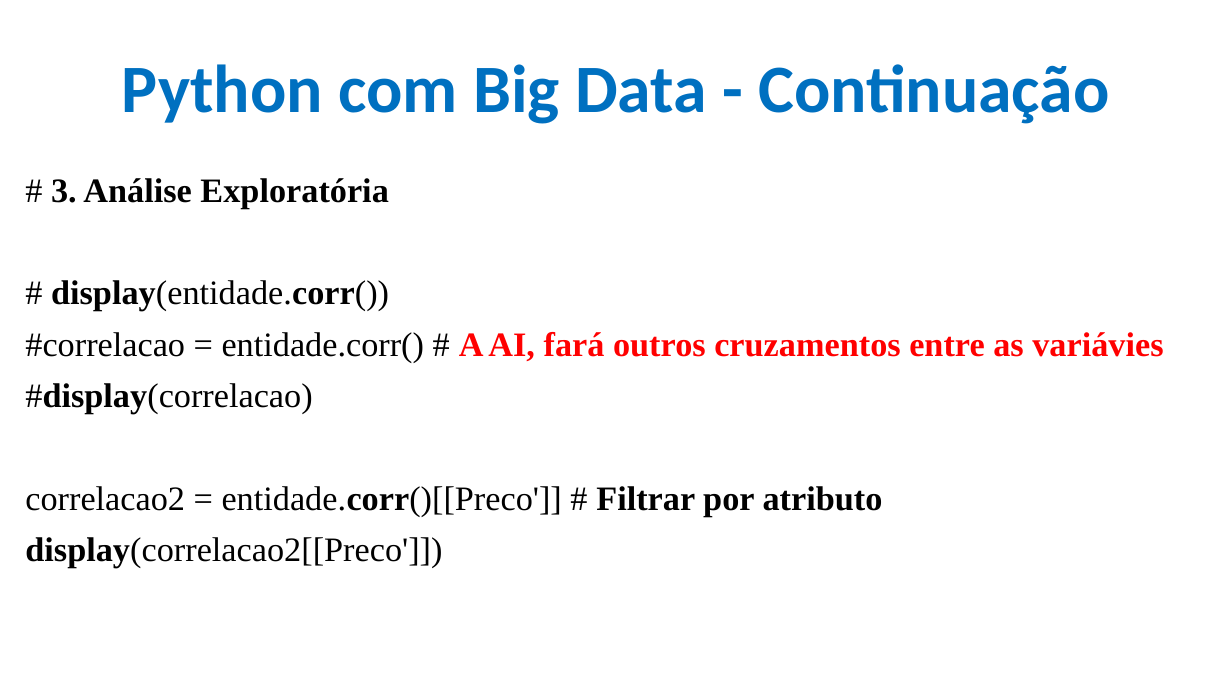
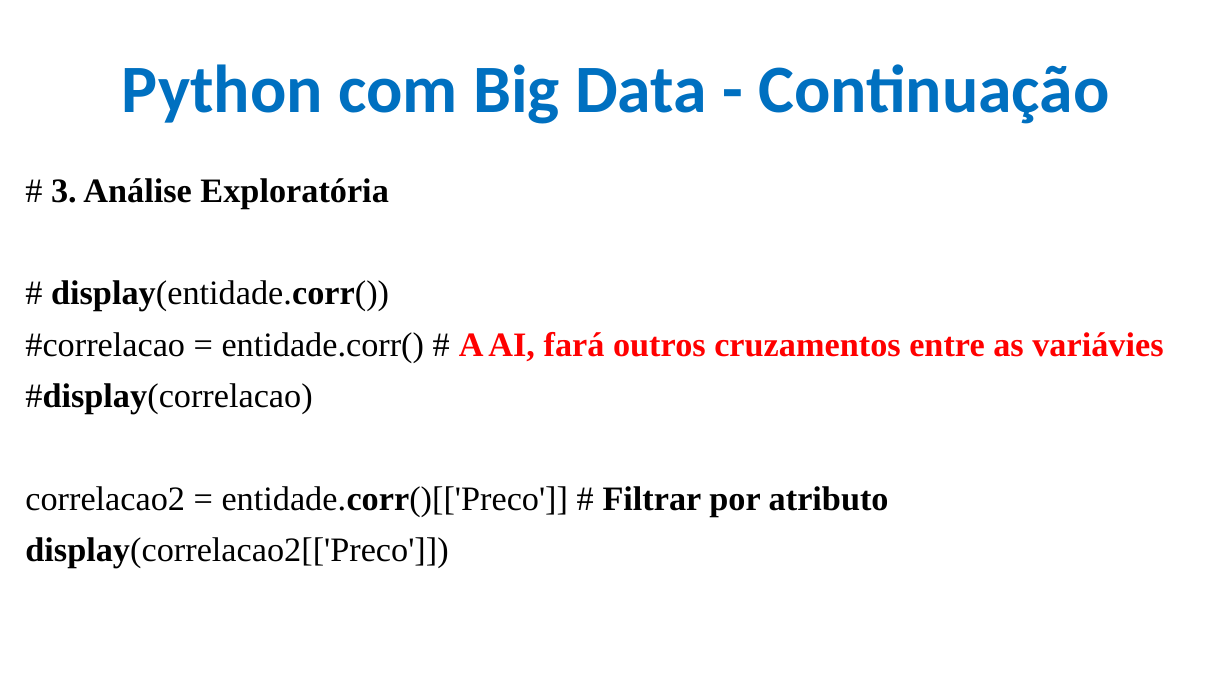
Before and after one commit to CloudEducationBrazil/WydenArea1AplicacaoCloudIndustria40Python, a slide deck: slide 9 of 01 Classes/Aula 11 - Aplicação Cloud Indústria 40 Python Integração Cloud Big Data Parte 2.pptx. Drawn at 1232x693 pixels with LibreOffice and Linux fonts; fonts in the diff are those of the drawing; background and template pictures are left out. Boxes give left, top, right and bottom in pixels: in the first picture for what was removed or moved away, otherwise in the second. Text is boxed around its words. In the diff, an @@ line names an element or a change of style, - is before the commit and + after.

Commit message:
Big Data IoT Python UniRuy Wyden ...

```diff
--- a/01 Classes/Aula 11 - Aplicação Cloud Indústria 40 Python Integração Cloud Big Data Parte 2.pptx
+++ b/01 Classes/Aula 11 - Aplicação Cloud Indústria 40 Python Integração Cloud Big Data Parte 2.pptx
@@ text at (25, 486, 889, 568): text changed @@
-correlacao2 = entidade.corr()[[Preco']] # Filtrar por atributo
-display(correlacao2[[Preco']])
+correlacao2 = entidade.corr()[['Preco']] # Filtrar por atributo
+display(correlacao2[['Preco']])
```
Also in this commit, not shown: 6 other slides changed, 2 other files.
